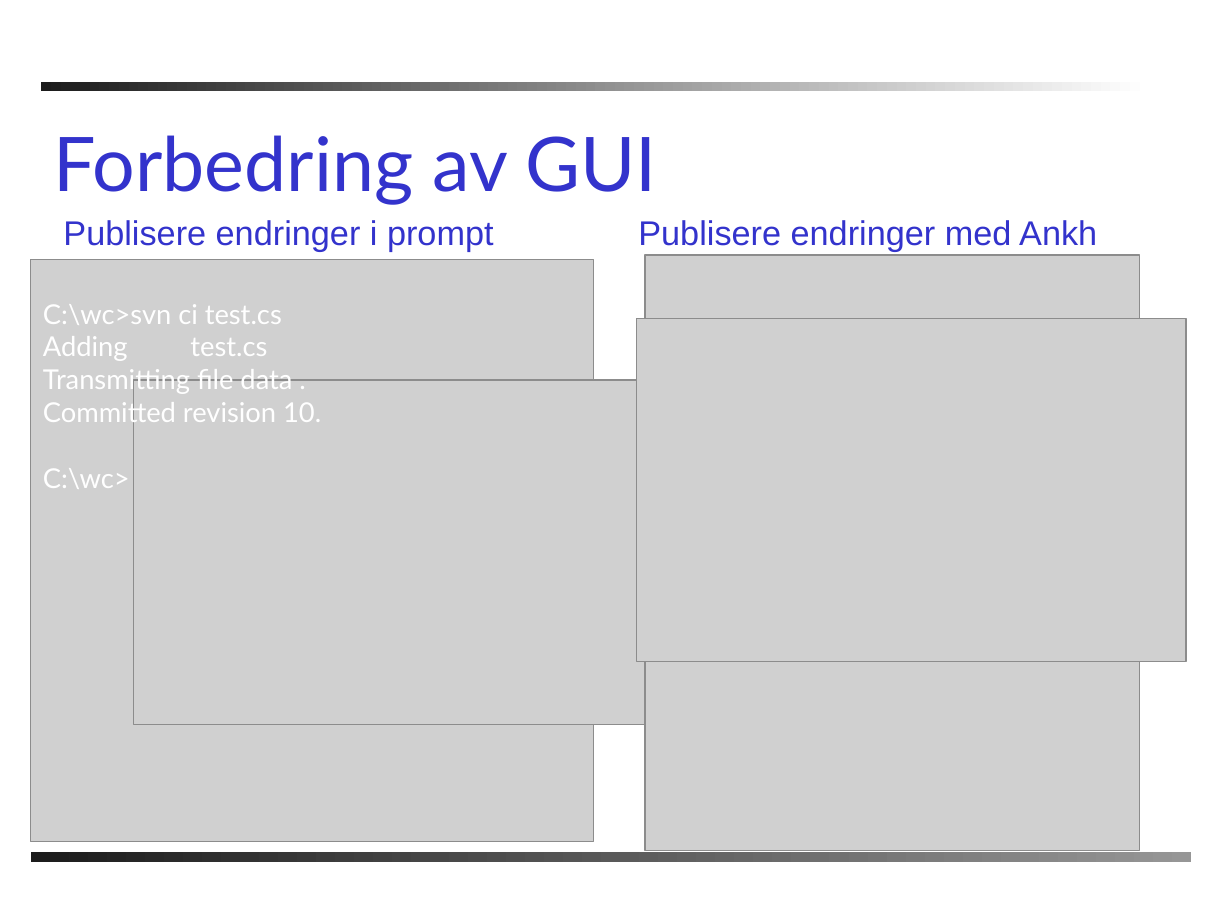
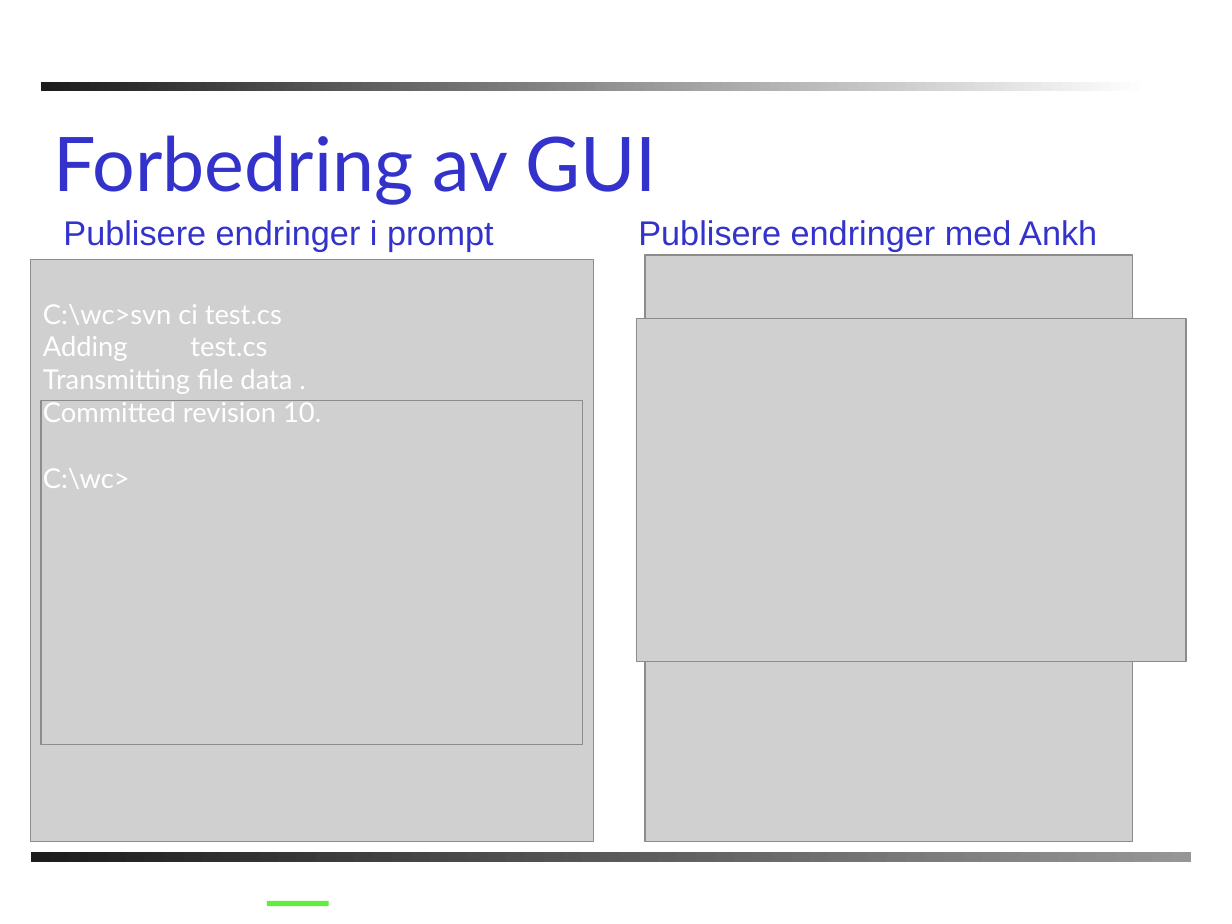
Before and after one commit to AnkhSVN/AnkhSVN, a slide deck: slide 12 of doc/powerpoint/Subversion_addin_for_VS.NET.ppt. Drawn at 1232x924 pixels with LibreOffice and Linux fonts; fonts in the diff are those of the drawing; grey boxes stand for pictures; background and template pictures are left out. Boxes give left, top, right and bottom in pixels: in the first picture for what was removed or moved away, otherwise in the second. Text is boxed around its words. In the diff, an @@ line names an element or a change of style, - is before the commit and + after.

```diff
--- a/doc/powerpoint/Subversion_addin_for_VS.NET.ppt
+++ b/doc/powerpoint/Subversion_addin_for_VS.NET.ppt
@@ picture: place and size @@
-picture at <box>646,255,1140,850</box>
+picture at <box>646,255,1132,841</box>
@@ picture: place and size @@
-picture at <box>133,379,675,723</box>
+picture at <box>41,400,583,745</box>
@@ line added from (267, 903) to (329, 903), #60EE3E 3 pt @@
```
Also in this commit, not shown: 5 other slides changed, 1 slide added.
